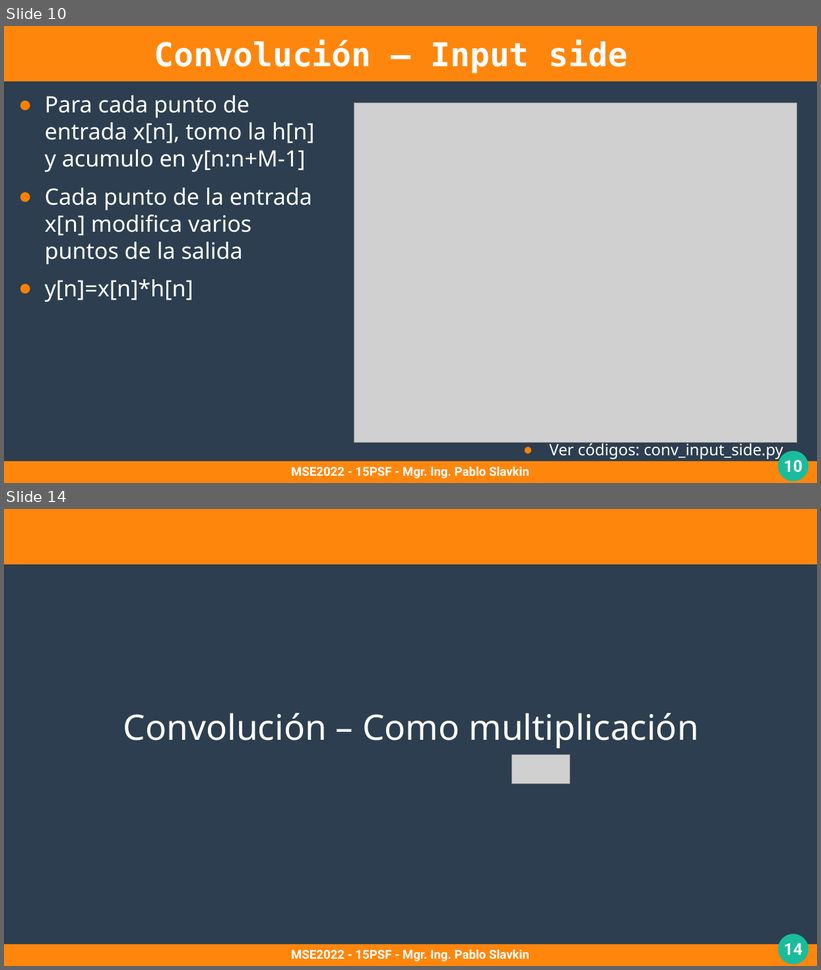
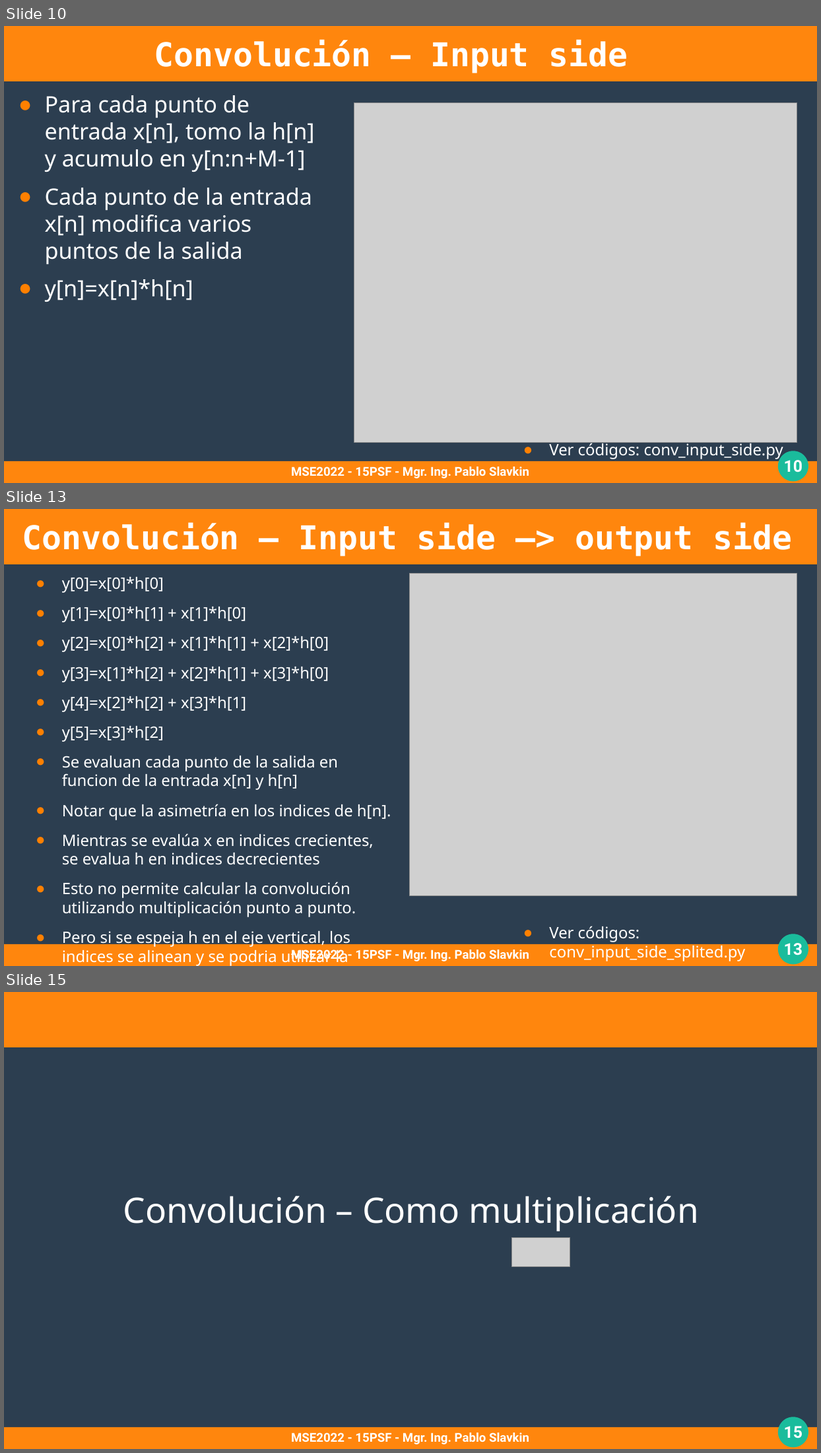
Before and after one commit to pslavkin/psf_2022, a slide deck: clases/5_clase/5_clase.odp. Shown one above the other, each under a label of ours: slides 10 and 14 before the commit, slides 10, 13 and 15 after it; the slides between them are not shown. The pictures are 821x970 and 821x1453 pixels, drawn with LibreOffice and Linux fonts; fonts in the diff are those of the drawing; grey boxes stand for pictures. Boxes give left, top, right and bottom in pixels: in the first picture for what was removed or moved away, otherwise in the second. Text is boxed around its words. In the diff, an @@ line names an element or a change of style, - is before the commit and + after.

```diff
--- a/clases/5_clase/5_clase.odp
+++ b/clases/5_clase/5_clase.odp
@@ slide 13 added at (4, 509, 817, 966), background #2C3E50; not listed: 4 template elements that a slide beside it also shows @@
@@ title added at (22, 523, 793, 557), 32 pt, text #FFFFFF, bold @@
+Convolución – Input side –> output side
@@ text added at (62, 577, 391, 966), 15.4 pt, text #FFFFFF @@
+● y[0]=x[0]*h[0]
+● y[1]=x[0]*h[1] + x[1]*h[0]
+● y[2]=x[0]*h[2] + x[1]*h[1] + x[2]*h[0]
+● y[3]=x[1]*h[2] + x[2]*h[1] + x[3]*h[0]
+● y[4]=x[2]*h[2] + x[3]*h[1]
+● y[5]=x[3]*h[2]
+● Se evaluan cada punto de la salida en funcion de la entrada x[n] y h[n]
+● Notar que la asimetría en los indices de h[n].
+● Mientras se evalúa x en indices crecientes, se evalua h en indices decrecientes
+● Esto no permite calcular la convolución utilizando multiplicación punto a punto.
+● Pero si se espeja h en el eje vertical, los indices se alinean y se podria utilizar la multiplicación punto a punto
@@ picture added at (410, 574, 797, 896) @@
@@ text added at (549, 926, 745, 962), 15.4 pt, text #FFFFFF @@
+● Ver códigos: conv_input_side_splited.py
@@ text added at (291, 948, 529, 963), 12 pt, text #FFFFFF, bold @@
+MSE2022 - 15PSF - Mgr. Ing. Pablo Slavkin
@@ what was slide 14 is now slide 15 @@
@@ page number at (784, 1426, 803, 1439): text changed @@
-14
+15
```
Also in this commit, not shown: 9 slides changed, 1 other slide added, 1 slide removed, 15 other files.
